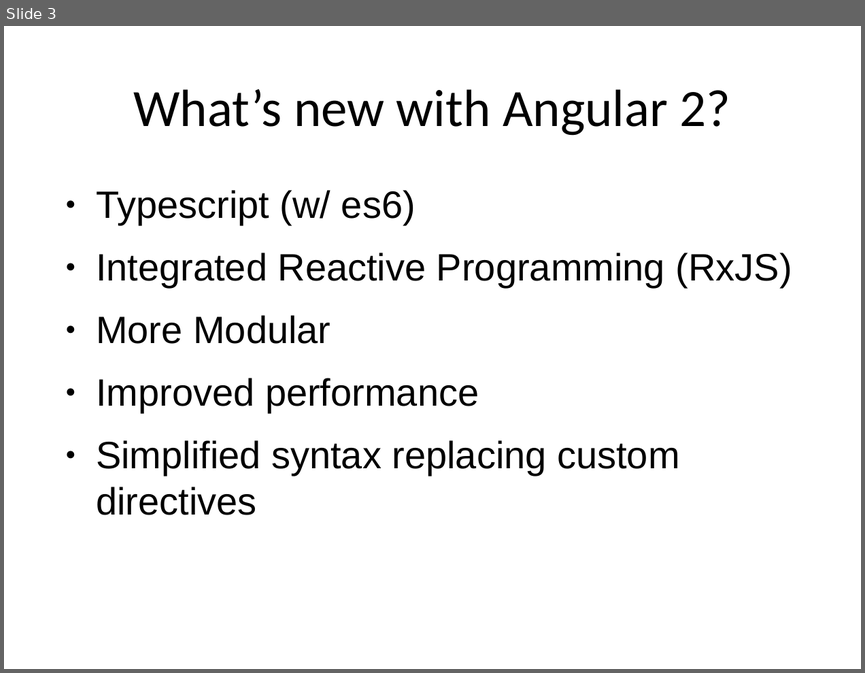
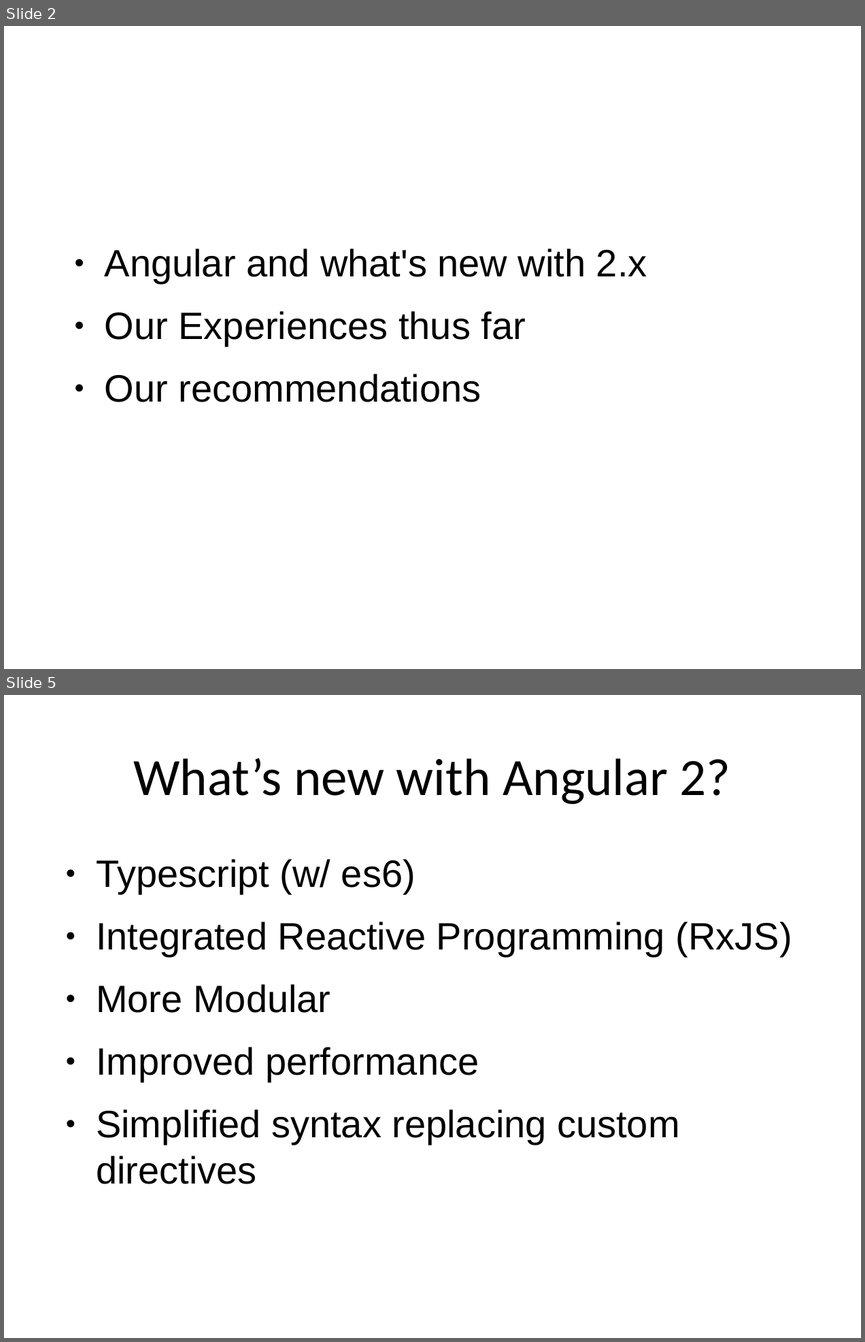
Before and after one commit to trognus/devcon2016, a slide deck: devconNg2.odp. Shown one above the other, each under a label of ours: slide 3 before the commit, slides 2 and 5 after it; the slides between them are not shown. The pictures are 865x673 and 865x1342 pixels, drawn with LibreOffice and Linux fonts; fonts in the diff are those of the drawing. Boxes give left, top, right and bottom in pixels: in the first picture for what was removed or moved away, otherwise in the second. Text is boxed around its words. In the diff, an @@ line names an element or a change of style, - is before the commit and + after.

```diff
--- a/devconNg2.odp
+++ b/devconNg2.odp
@@ slide 2 added at bbox=[4, 26, 861, 669], background #FFFFFF @@
@@ text added at bbox=[105, 248, 647, 402], 32 pt, text #000000 @@
+● Angular and what's new with 2.x
+● Our Experiences thus far
+● Our recommendations
@@ what was slide 3 is now slide 5 @@
```
Also in this commit, not shown: 4 slides changed, 5 other slides added, 1 slide removed, 1 other file.
